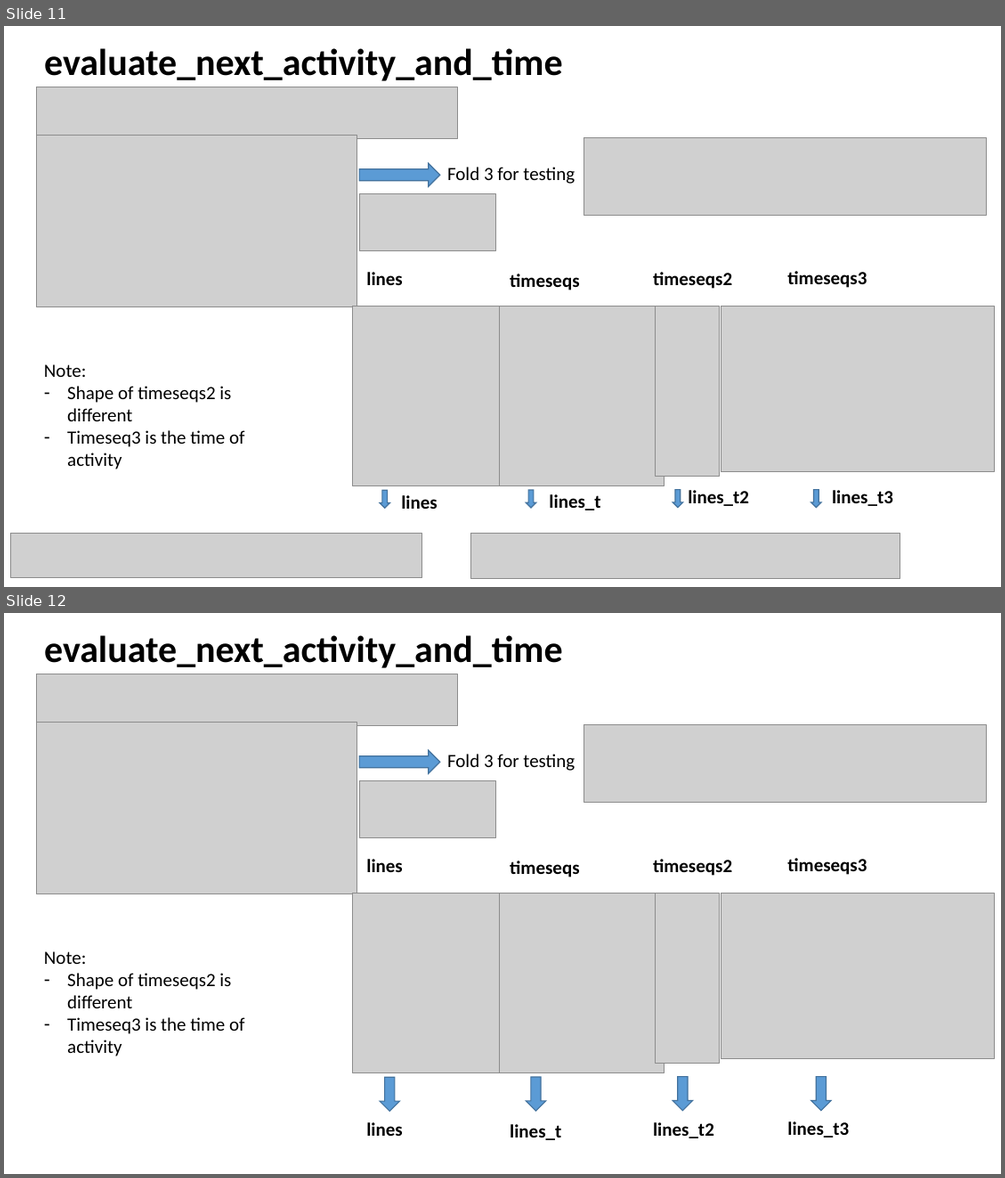
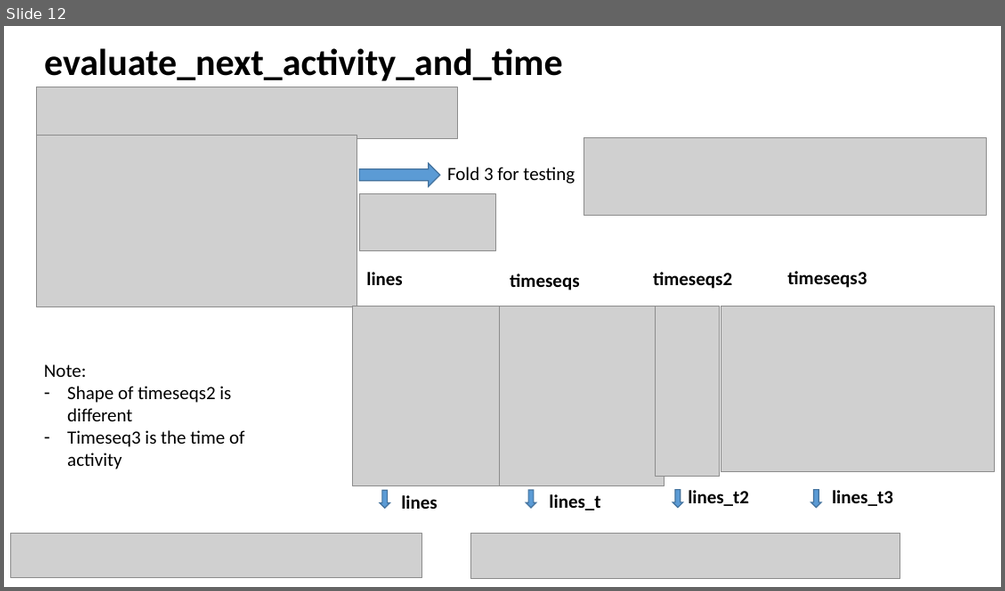
Before and after one commit to guptam/process-sequence, a slide deck: report.pptx. Shown one above the other, each under a label of ours: slides 11 and 12 before the commit, slide 12 after it. The pictures are 1005x1178 and 1005x591 pixels, drawn with LibreOffice and Linux fonts; fonts in the diff are those of the drawing; grey boxes stand for pictures. Boxes give left, top, right and bottom in pixels: in the first picture for what was removed or moved away, otherwise in the second. Text is boxed around its words. In the diff, an @@ line names an element or a change of style, - is before the commit and + after.

```diff
--- a/report.pptx
+++ b/report.pptx
@@ slide 12 removed at box(4, 613, 1001, 1174), background #FFFFFF @@
@@ title removed at box(44, 635, 563, 668) @@
-evaluate_next_activity_and_time
@@ picture removed at box(37, 674, 458, 726) @@
@@ picture removed at box(37, 722, 357, 893) @@
@@ picture removed at box(584, 724, 987, 802) @@
@@ right arrow removed at box(359, 751, 440, 774) @@
@@ text removed at box(447, 754, 574, 771) @@
-Fold 3 for testing
@@ picture removed at box(359, 780, 495, 837) @@
@@ text removed at box(366, 859, 402, 872) @@
-lines
@@ text removed at box(510, 860, 579, 877) @@
-timeseqs
@@ text removed at box(653, 859, 732, 876) @@
-timeseqs2
@@ text removed at box(787, 858, 866, 875) @@
-timeseqs3
@@ picture removed at box(353, 893, 502, 1073) @@
@@ picture removed at box(500, 893, 664, 1073) @@
@@ picture removed at box(655, 893, 719, 1063) @@
@@ picture removed at box(721, 893, 994, 1060) @@
@@ text removed at box(44, 951, 244, 1056) @@
-Note:
-– Shape of timeseqs2 is different
-– Timeseq3 is the time of activity
@@ right arrow removed at box(380, 1078, 399, 1111) @@
@@ right arrow removed at box(526, 1078, 546, 1111) @@
@@ right arrow removed at box(672, 1077, 693, 1111) @@
@@ right arrow removed at box(811, 1077, 831, 1111) @@
@@ text removed at box(366, 1122, 402, 1135) @@
-lines
@@ text removed at box(510, 1124, 561, 1140) @@
-lines_t
@@ text removed at box(653, 1122, 714, 1138) @@
-lines_t2
@@ text removed at box(787, 1121, 849, 1137) @@
-lines_t3
@@ what was slide 11 is now slide 12 @@
```
Also in this commit, not shown: 2 slides changed, 4 slides added.
